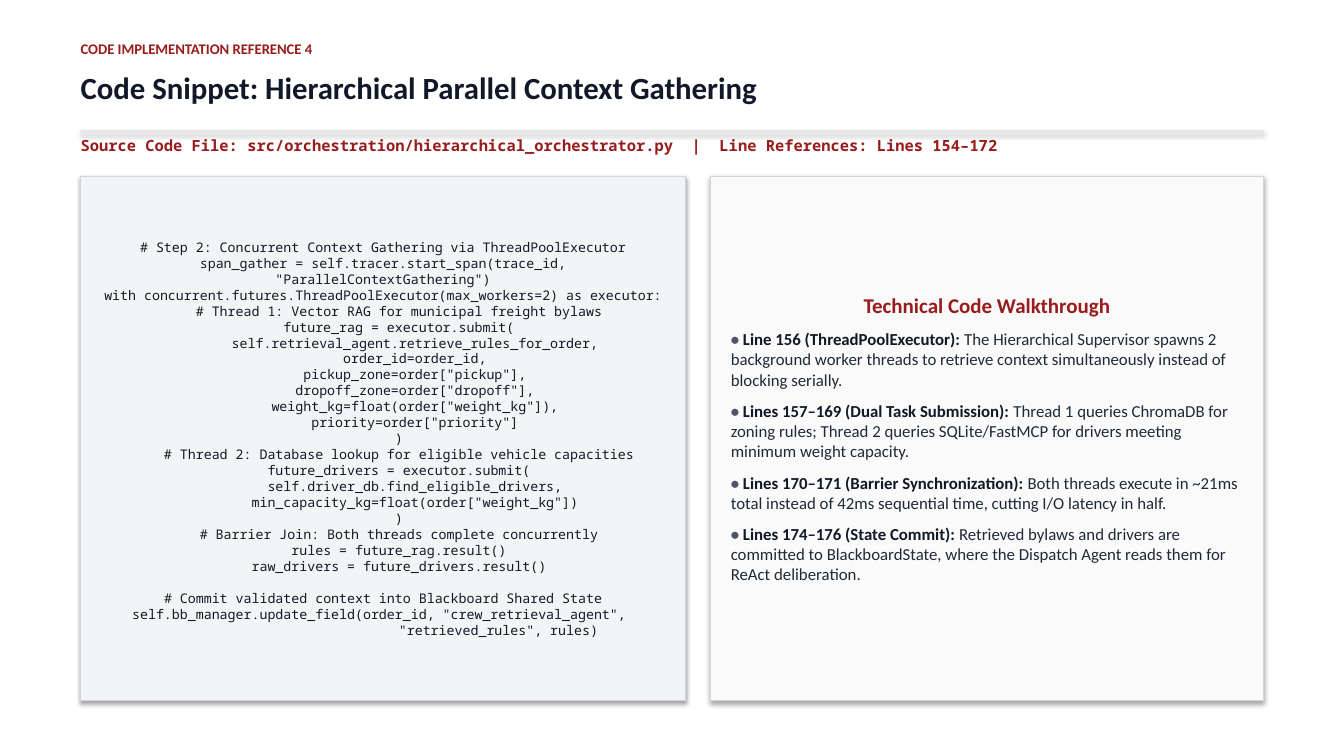
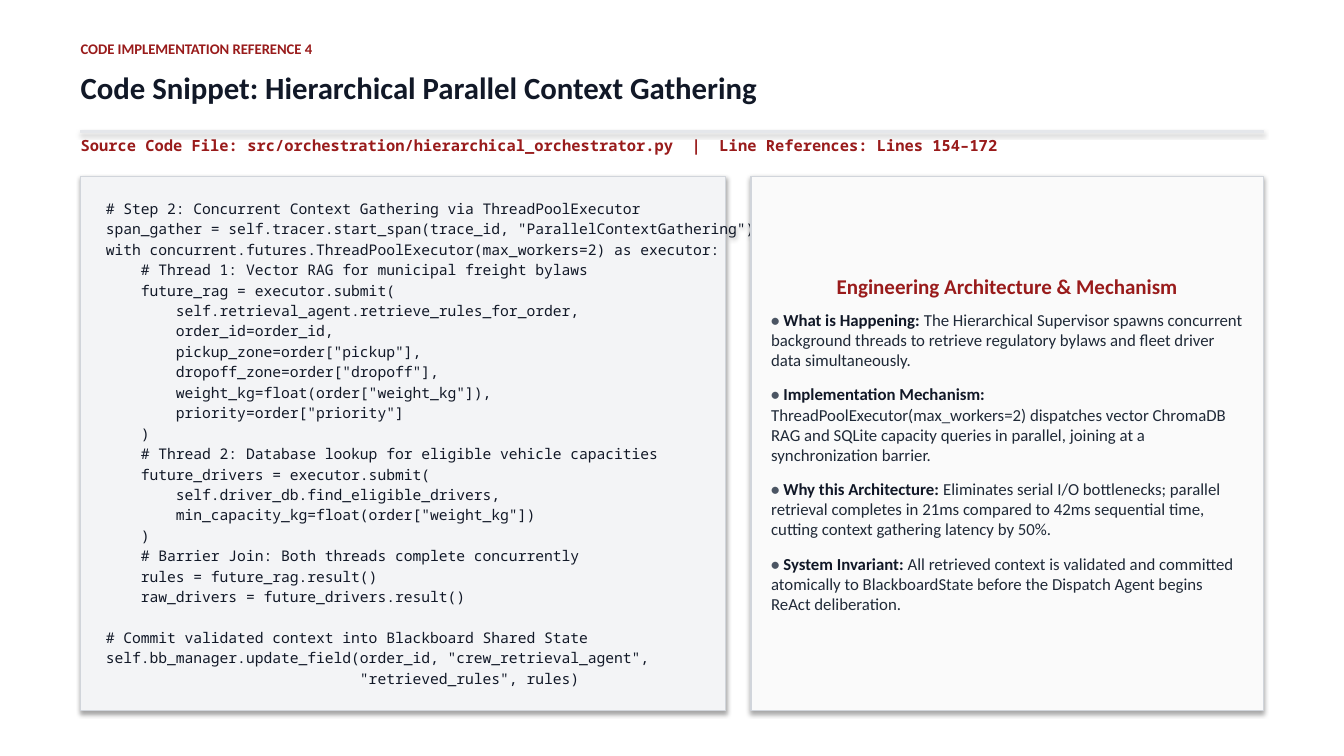
Before and after one commit to Akshat5091/DeliveryFleet-MAS, a slide deck: slide 12 of Eval 2 Documents/DeliveryFleet_MAS_Evaluation2_Master_Presentation.pptx. Drawn at 1344x756 pixels with LibreOffice and Linux fonts; fonts in the diff are those of the drawing. Boxes give left, top, right and bottom in pixels: in the first picture for what was removed or moved away, otherwise in the second. Text is boxed around its words. In the diff, an @@ line names an element or a change of style, - is before the commit and + after.

```diff
--- a/Eval 2 Documents/DeliveryFleet_MAS_Evaluation2_Master_Presentation.pptx
+++ b/Eval 2 Documents/DeliveryFleet_MAS_Evaluation2_Master_Presentation.pptx
@@ rectangle "# Step 2: Concurrent Context ...": place and size @@
-rectangle "# Step 2: Concurrent Context ..." at <box>81,176,686,701</box>
+rectangle "# Step 2: Concurrent Context ..." at <box>81,176,726,711</box>
@@ rectangle "Engineering Architecture & Mechanism": place and size @@
-rectangle "Engineering Architecture & Mechanism" at <box>711,176,1263,701</box>
+rectangle "Engineering Architecture & Mechanism" at <box>751,176,1263,711</box>
@@ text in rectangle at <box>106,203,755,687</box>: text changed; size 9.5 to 10.5 pt @@
-# Step 2: Concurrent Context Gathering via ThreadPoolExecutor
-span_gather = self.tracer.start_span(trace_id, "ParallelContextGathering")
-with concurrent.futures.ThreadPoolExecutor(max_workers=2) as executor:
-# Thread 1: Vector RAG for municipal freight bylaws
-future_rag = executor.submit(
-self.retrieval_agent.retrieve_rules_for_order,
-order_id=order_id,
-pickup_zone=order["pickup"],
-dropoff_zone=order["dropoff"],
-weight_kg=float(order["weight_kg"]),
-priority=order["priority"]
-)
-# Thread 2: Database lookup for eligible vehicle capacities
-future_drivers = executor.submit(
-self.driver_db.find_eligible_drivers,
-min_capacity_kg=float(order["weight_kg"])
-)
-# Barrier Join: Both threads complete concurrently
-rules = future_rag.result()
-raw_drivers = future_drivers.result()
-# Commit validated context into Blackboard Shared State
-self.bb_manager.update_field(order_id, "crew_retrieval_agent",
-"retrieved_rules", rules)
+# Step 2: Concurrent Context Gathering via ThreadPoolExecutor
+span_gather = self.tracer.start_span(trace_id, "ParallelContextGathering")
+with concurrent.futures.ThreadPoolExecutor(max_workers=2) as executor:
+# Thread 1: Vector RAG for municipal freight bylaws
+future_rag = executor.submit(
+self.retrieval_agent.retrieve_rules_for_order,
+order_id=order_id,
+pickup_zone=order["pickup"],
+dropoff_zone=order["dropoff"],
+weight_kg=float(order["weight_kg"]),
+priority=order["priority"]
+)
+# Thread 2: Database lookup for eligible vehicle capacities
+future_drivers = executor.submit(
+self.driver_db.find_eligible_drivers,
+min_capacity_kg=float(order["weight_kg"])
+)
+# Barrier Join: Both threads complete concurrently
+rules = future_rag.result()
+raw_drivers = future_drivers.result()
+# Commit validated context into Blackboard Shared State
+self.bb_manager.update_field(order_id, "crew_retrieval_agent",
+"retrieved_rules", rules)
@@ text in rectangle at <box>771,279,1243,610</box>: text changed @@
-Technical Code Walkthrough
-• Line 156 (ThreadPoolExecutor): The Hierarchical Supervisor spawns 2 background worker threads to retrieve context simultaneously instead of blocking serially.
-• Lines 157–169 (Dual Task Submission): Thread 1 queries ChromaDB for zoning rules; Thread 2 queries SQLite/FastMCP for drivers meeting minimum weight capacity.
-• Lines 170–171 (Barrier Synchronization): Both threads execute in ~21ms total instead of 42ms sequential time, cutting I/O latency in half.
-• Lines 174–176 (State Commit): Retrieved bylaws and drivers are committed to BlackboardState, where the Dispatch Agent reads them for ReAct deliberation.
+Engineering Architecture & Mechanism
+• What is Happening: The Hierarchical Supervisor spawns concurrent background threads to retrieve regulatory bylaws and fleet driver data simultaneously.
+• Implementation Mechanism: ThreadPoolExecutor(max_workers=2) dispatches vector ChromaDB RAG and SQLite capacity queries in parallel, joining at a synchronization barrier.
+• Why this Architecture: Eliminates serial I/O bottlenecks; parallel retrieval completes in 21ms compared to 42ms sequential time, cutting context gathering latency by 50%.
+• System Invariant: All retrieved context is validated and committed atomically to BlackboardState before the Dispatch Agent begins ReAct deliberation.
```
Also in this commit, not shown: 4 other slides changed, 3 other files.
